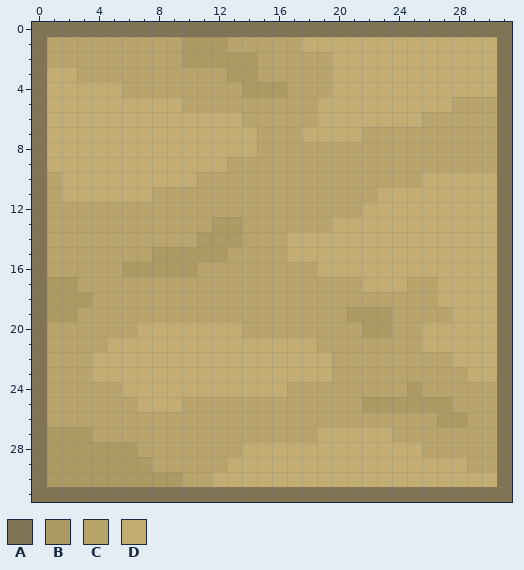
Pixel-art sprite, stored at res/Tile/Tile_Unplaceable_Floor.png. Above, as it was before the edit.
The file is 32x32 pixels.
Palette (. is transparent): A #817454  B #ad9962  C #b9a46b  D #c3ad72
Pixels before, first column x 0:
 0 AAAAAAAAAAAAAAAAAAAAAAAAAAAAAAAA
 1 ACCCCCCCCCBBBCCCCCDDDDDDDDDDDDDA
 2 ACCCCCCCCCBBBBBCCCCCDDDDDDDDDDDA
 3 ADDCCCCCCCCCCBBCCCCCDDDDDDDDDDDA
 4 ADDDDDCCCCCCCCBBBCCCDDDDDDDDDDDA
 5 ADDDDDDDDDCCCCCCCCCDDDDDDDDDCCCA
 6 ADDDDDDDDDDDDDCCCCCDDDDDDDCCCCCA
 7 ADDDDDDDDDDDDDDCCCDDDDCCCCCCCCCA
 8 ADDDDDDDDDDDDDDCCCCCCCCCCCCCCCCA
 9 ADDDDDDDDDDDDCCCCCCCCCCCCCCCCCCA
10 ACDDDDDDDDDCCCCCCCCCCCCCCCDDDDDA
11 ACDDDDDDCCCCCCCCCCCCCCCDDDDDDDDA
12 ACCCCCCCCCCCCCCCCCCCCCDDDDDDDDDA
13 ACCCCCCCCCCCBBCCCCCCDDDDDDDDDDDA
14 ACCCCCCCCCCBBBCCCDDDDDDDDDDDDDDA
15 ACCCCCCCBBBBBCCCCDDDDDDDDDDDDDDA
16 ACCCCCBBBBBCCCCCCCCDDDDDDDDDDDDA
17 ABBCCCCCCCCCCCCCCCCCCCDDDCCDDDDA
18 ABBBCCCCCCCCCCCCCCCCCCCCCCCDDDDA
19 ABBCCCCCCCCCCCCCCCCCCBBBCCCCDDDA
20 ACCCCCCDDDDDDDCCCCCCCCBBCCDDDDDA
21 ACCCCDDDDDDDDDDDDDDCCCCCCCDDDDDA
22 ACCCDDDDDDDDDDDDDDDDCCCCCCCCDDDA
23 ACCCDDDDDDDDDDDDDDDDCCCCCCCCCDDA
24 ACCCCCDDDDDDDDDDDCCCCCCCCBCCCCCA
25 ACCCCCCDDDCCCCCCCCCCCCBBBBBBCCCA
26 ACCCCCCCCCCCCCCCCCCCCCCCCCCBBCCA
27 ABBBCCCCCCCCCCCCCCCDDDDDCCCCCCCA
28 ABBBBBBCCCCCCCDDDDDDDDDDDDCCCCCA
29 ABBBBBBBCCCCCDDDDDDDDDDDDDDDDCCA
30 ABBBBBBBBBCCDDDDDDDDDDDDDDDDDDDA
31 AAAAAAAAAAAAAAAAAAAAAAAAAAAAAAAA
New version:
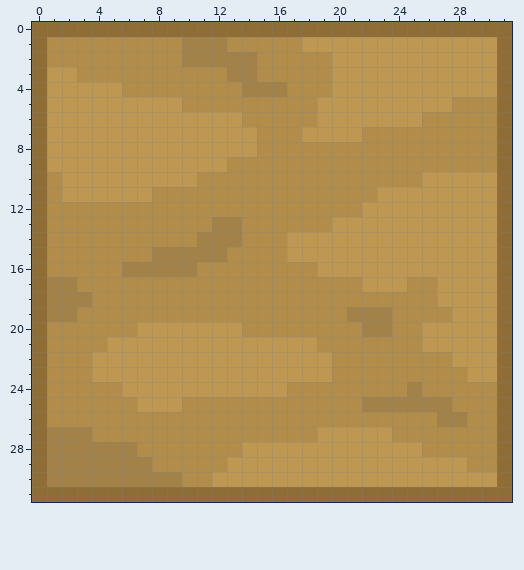
Changes in this commit:
{"colour":"A","old":"#817454","new":"#8f6d36"}
{"colour":"B","old":"#ad9962","new":"#a38249"}
{"colour":"C","old":"#b9a46b","new":"#b28c4a"}
{"colour":"D","old":"#c3ad72","new":"#be9753"}
{"label":"changed","picture_box":[32,22,512,502]}
